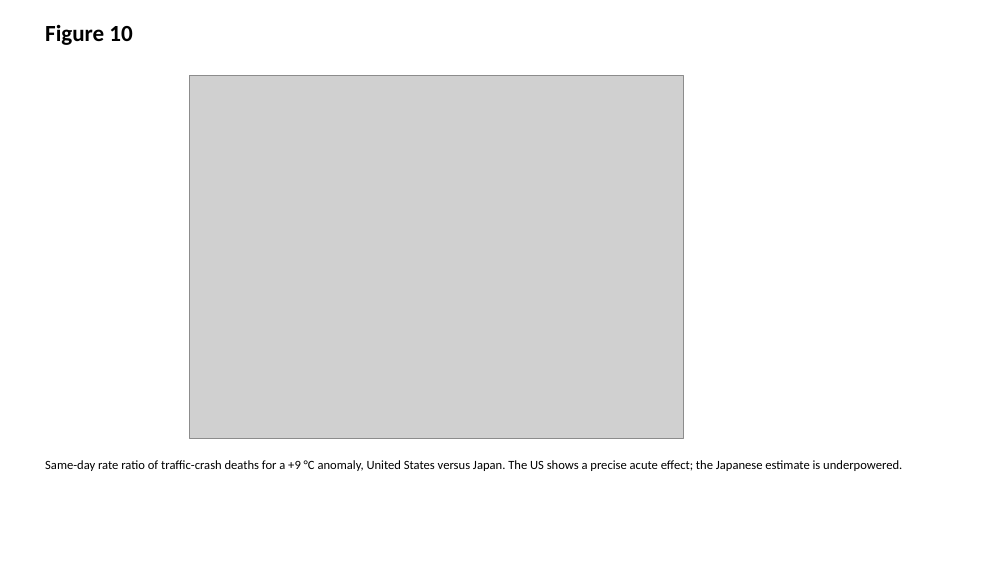
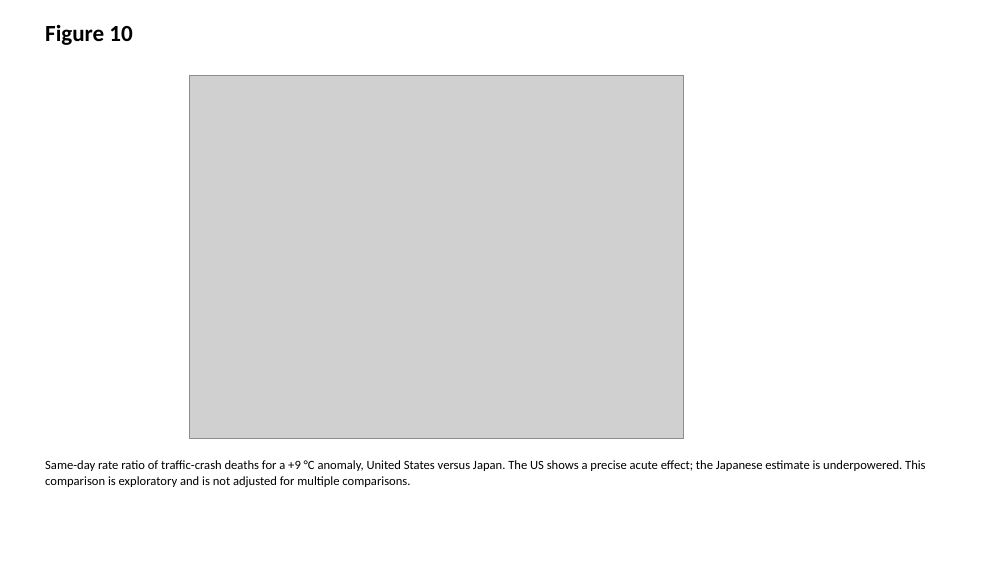
Before and after one commit to bougtoir/heat-accidents-mortality, a slide deck: slide 10 of heat_accidents_mortality/output/manuscript/figures.pptx. Drawn at 1008x567 pixels with LibreOffice and Linux fonts; fonts in the diff are those of the drawing; grey boxes stand for pictures. Boxes give left, top, right and bottom in pixels: in the first picture for what was removed or moved away, otherwise in the second. Text is boxed around its words. In the diff, an @@ line names an element or a change of style, - is before the commit and + after.

```diff
--- a/heat_accidents_mortality/output/manuscript/figures.pptx
+++ b/heat_accidents_mortality/output/manuscript/figures.pptx
@@ text at [45,460,926,487]: text changed @@
-Same-day rate ratio of traffic-crash deaths for a +9 °C anomaly, United States versus Japan. The US shows a precise acute effect; the Japanese estimate is underpowered.
+Same-day rate ratio of traffic-crash deaths for a +9 °C anomaly, United States versus Japan. The US shows a precise acute effect; the Japanese estimate is underpowered. This comparison is exploratory and is not adjusted for multiple comparisons.
```
Also in this commit, not shown: 2 other slides changed, 42 other files.
